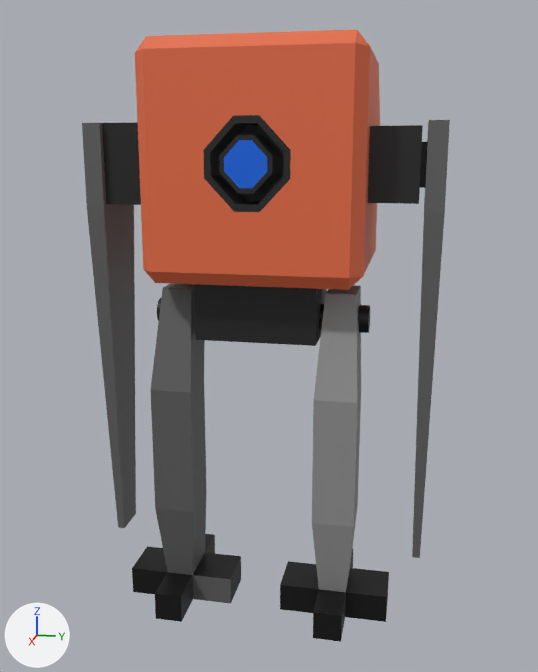
A saved change to the FBX model works/models/npc/droid_v001.fbx.
Both versions are drawn from a 50 mm camera at (14.2, 2.82, 3.36) aimed at (0.16, 0.02, -0.15). The lights are fixed; the arrows at lower left show +X, +Y and +Z. The first picture is the older version. Where no turn or scale is listed for an object, it has been applied to the vertices.

Names of what the first picture shows: 'ArmL', 'ArmR', 'Body', 'LegL', 'LegR' and 1 more.
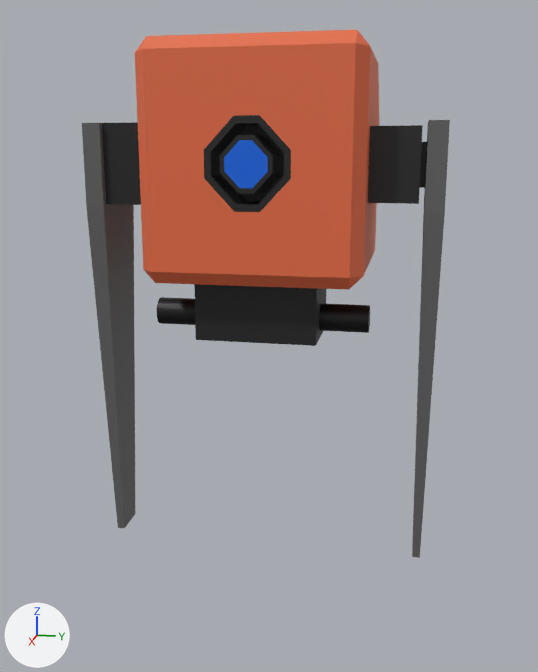
The newer file is also turned or shifted as a whole; pictures and numbers use the older file's frame.

Edits to the scene script, one JSON object a line:
```json
{"op": "remove", "block": "ob_legr", "code": ["ob_legr = bpy.data.objects.new('LegR', me_cube_001)", "ob_legr.location = (0.65, -1.54, -0.09)"]}
{"op": "remove", "block": "ob_legl", "code": ["ob_legl = bpy.data.objects.new('LegL', me_cube_002)", "ob_legl.location = (0.65, 1.51, -0.09)"]}
```

Changed parts and their boxes [x1, y1, x2, y2] in the pictures (538 x 672 px):
```json
{"object": "LegR", "change": "deleted", "before": [132, 284, 241, 622], "faces in mat_metal_001 (dark grey #5b5b5b)": [151, 284, 231, 603], "faces in mat_base_003 (black #000000)": [132, 534, 241, 622]}
{"object": "LegL", "change": "deleted", "before": [280, 285, 389, 642], "faces in mat_metal_002 (grey #8e8e8e)": [312, 285, 361, 592], "faces in mat_base_002 (black #000000)": [280, 549, 389, 642]}
{"object": "Axel", "change": "unchanged, uncovered by the edit", "before": [157, 298, 370, 333], "after": [157, 297, 370, 333]}
```
